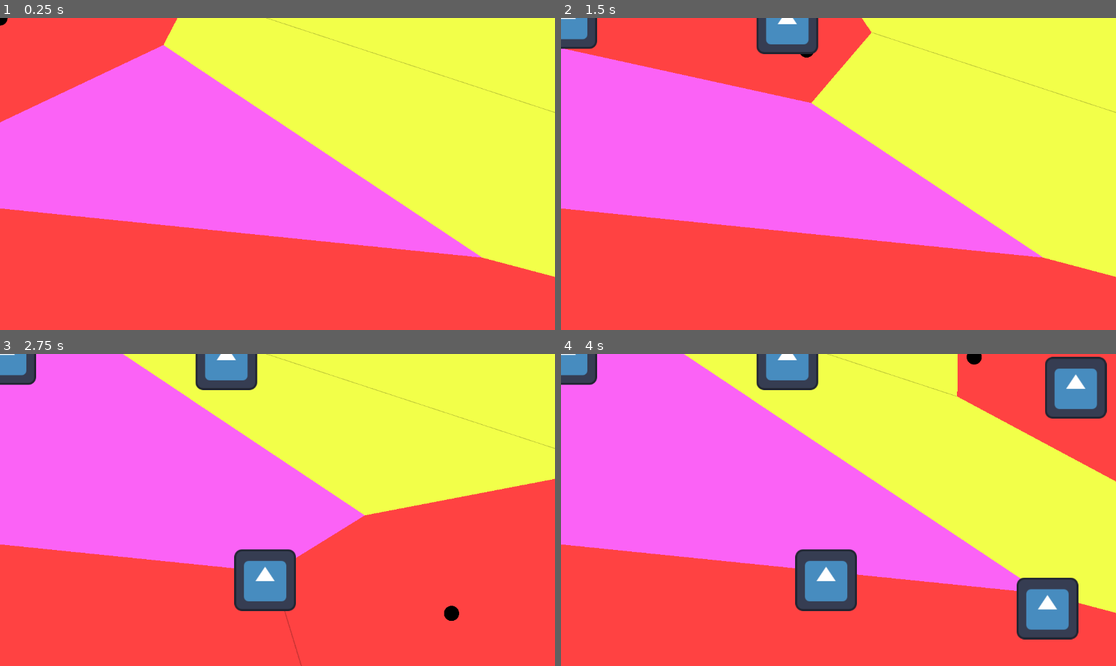
Above: before the commit, frames 1-4 (two rows, left to right).
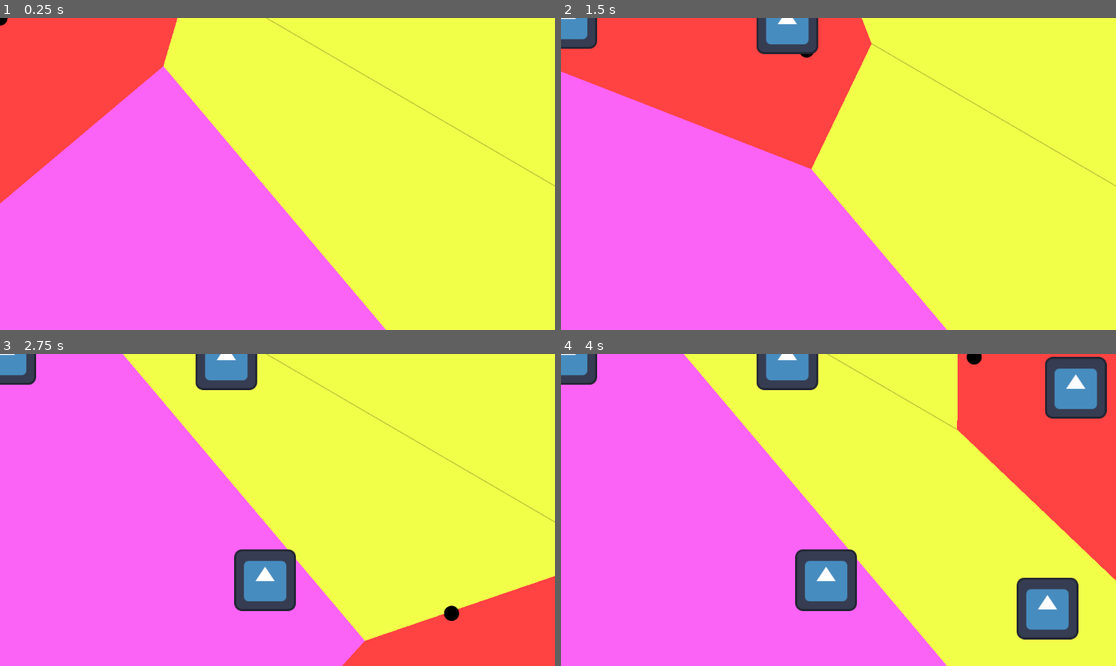
Above: after the commit, the same moments.

Repository: ProgrammingParadox/voronoi-game
Game: Godot game, scene res://node_2d.tscn
Same seed, same stepped clock (60 frames per second), same inputs: the game is played once before the commit and once after it. The engine's default icon, where the game draws it, is replaced by a stand-in: a white triangle on a blue panel in a dark square.
Inputs:
- Up to frame 1 (0.25 s): no input
- Up to frame 2 (1.5 s): tap Enter at 0.5 s; hold D (player_1_right) 0.53-1.28 s; tap Q (player_1_plant) at 0.6, 1.35 s; hold S (player_1_down) from 1.28 s (still down)
- Up to frame 3 (2.75 s): release S (player_1_down) at 2.03 s; hold D (player_1_right) from 2.03 s (still down); tap Q (player_1_plant) at 2.1 s
- Up to frame 4 (4 s): release D (player_1_right) at 2.78 s; hold W (player_1_up) 2.78-3.53 s; tap Q (player_1_plant) at 2.85, 3.6 s; hold A (player_1_left) from 3.53 s (still down)

The runs differ from the first frame. In frame 1, 45% of the frame differs, in the area x 0-100%, y 0-100%; in frame 2, 45%; in frame 3, 41%; in frame 4, 43%.

Commit message:
cleanup and prevent squishing of voronoi texture

Diff:
--- a/testing.gdshader
+++ b/testing.gdshader
@@ -14,16 +14,13 @@
 	return a - range < b && a + range > b;
 }
 
-// thanks to IQ
-float udSegment( in vec2 p, in vec2 a, in vec2 b ){
-    vec2 ba = b - a;
-    vec2 pa = p - a;
-    float h = clamp(dot(pa, ba)/dot(ba,ba), 0.0, 1.0 );
-    return length(pa-h*ba);
+void vertex() {
+	// Called for every vertex the material is visible on.
 }
 
-void vertex() {
-	// Called for every vertex the material is visible on.
+vec3 getColor(int i) {
+	int color_index = i * 4;
+	return vec3(colors[color_index + 0], colors[color_index + 1], colors[color_index + 2]);
 }
 
 void fragment(){
@@ -64,16 +61,18 @@
 	float x = ((slope * ((slope*p.x) - p.y + mid.y)) + mid.x) / ((slope*slope) + 1.0);
 	vec2 o = vec2(x, (x * slope) - (slope * p.x) + p.y);
 
-	int ci_1 = index_1 * 4;
-	vec3 color_1 = vec3(colors[ci_1 + 0], colors[ci_1 + 1], colors[ci_1 + 2]);
-	int ci_2 = index_2 * 4;
-	vec3 color_2 = vec3(colors[ci_2 + 0], colors[ci_2 + 1], colors[ci_2 + 2]);
+	//int ci_1 = index_1 * 4;
+	//vec3 color_1 = vec3(colors[ci_1 + 0], colors[ci_1 + 1], colors[ci_1 + 2]);
+	//int ci_2 = index_2 * 4;
+	//vec3 color_2 = vec3(colors[ci_2 + 0], colors[ci_2 + 1], colors[ci_2 + 2]);
+
+	vec3 color_1 = getColor(index_1);
+	vec3 color_2 = getColor(index_2);
 
 	if(distance(p, o) < 0.001 && color_1 == color_2){
 		COLOR = vec4(color_1*0.8, 1.0);
 	} else {
-		int ci = index_1 * 4;
-		COLOR = vec4(colors[ci + 0], colors[ci + 1], colors[ci + 2], 1.0);
+		COLOR = vec4(color_1, 1.0);
 	}
 }
 
--- a/voronoi.gd
+++ b/voronoi.gd
@@ -12,13 +12,14 @@
 func resize():
 	screen_size = get_viewport_rect().size
 
-	var img = Image.create(screen_size.x, screen_size.y, false, Image.FORMAT_RGB8)
+	var m = max(screen_size.x, screen_size.y);
+	var img = Image.create(m, m, false, Image.FORMAT_RGB8)
 	var generated_texture = ImageTexture.create_from_image(img)
 
 	self.texture = generated_texture
 
 func _ready():
-	screen_size = get_viewport_rect().size
+	resize()
 
 	get_tree().get_root().size_changed.connect(resize)
 
@@ -36,11 +37,6 @@
 		colors.append(c[1])
 		colors.append(c[2])
 		colors.append(c[3])
-
-	var img = Image.create(screen_size.x, screen_size.y, false, Image.FORMAT_RGB8)
-	var generated_texture = ImageTexture.create_from_image(img)
-
-	self.texture = generated_texture
 
 	material.set_shader_parameter("p_x", point_x)
 	material.set_shader_parameter("p_y", point_y)
